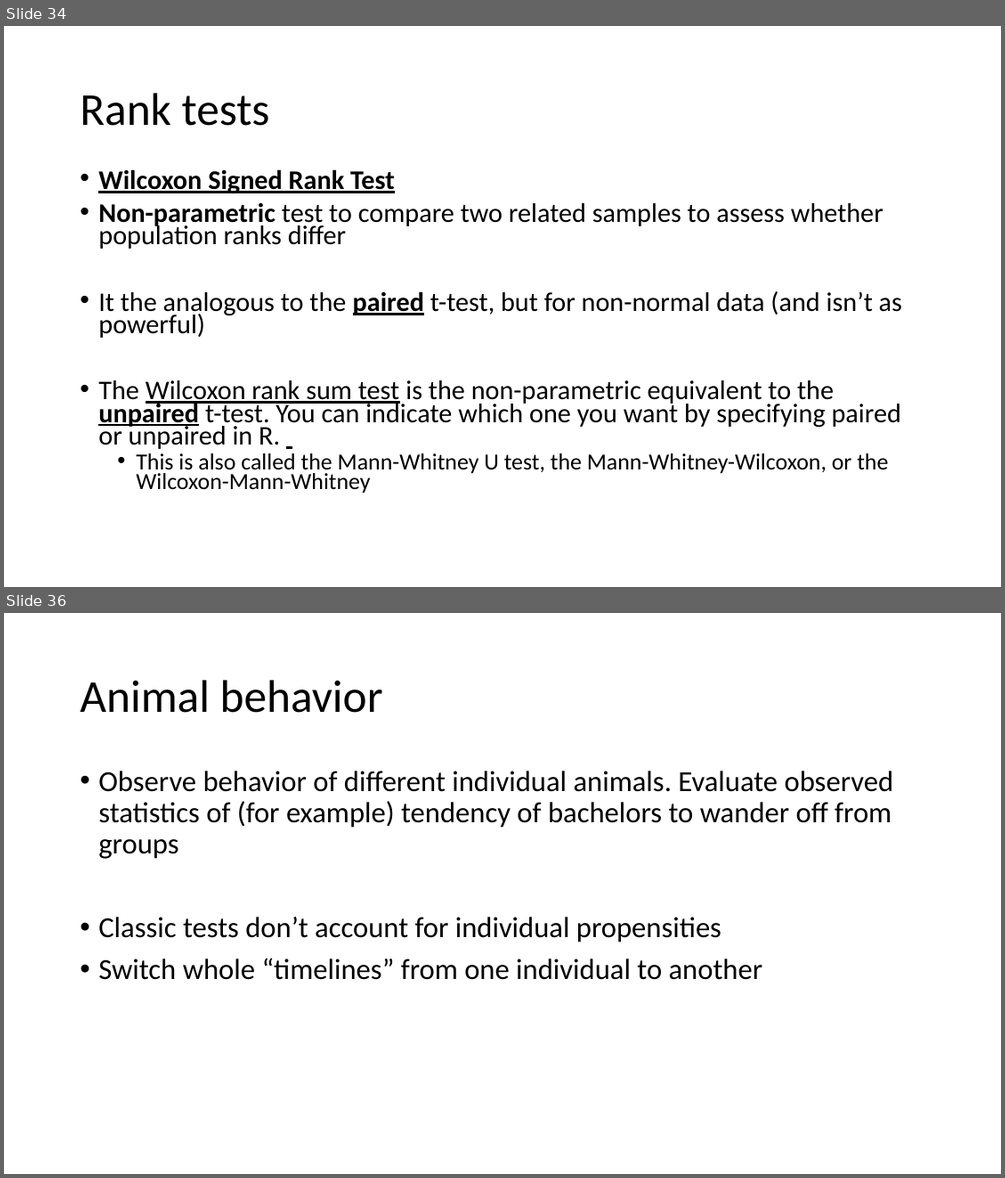
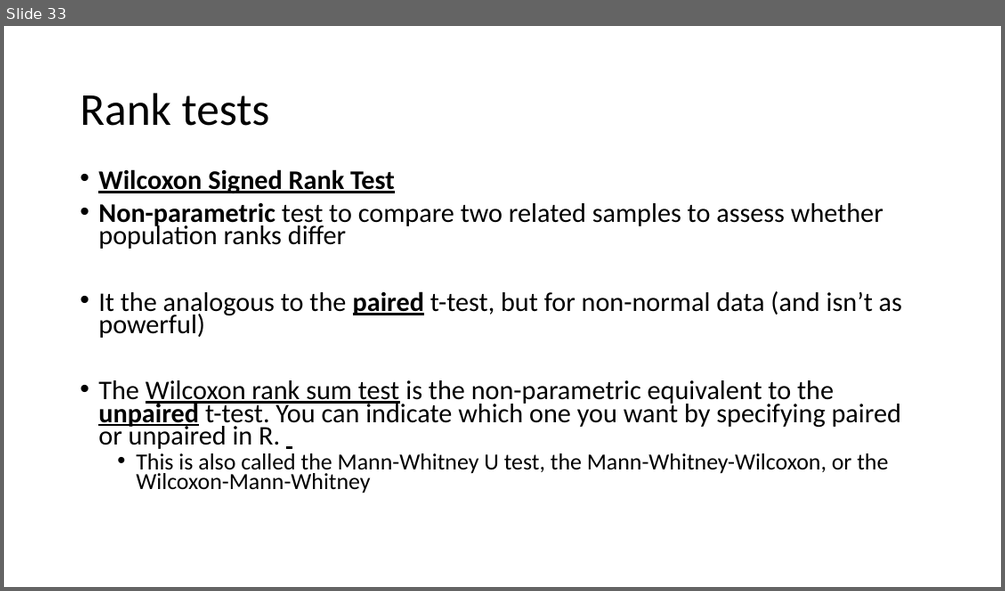
Before and after one commit to VTQuantMethodsEEB/klangwig, a slide deck: lectures/le_5_tests.pptx. Shown one above the other, each under a label of ours: slides 34 and 36 before the commit, slide 33 after it; the slides between them are not shown. The pictures are 1005x1178 and 1005x591 pixels, drawn with LibreOffice and Linux fonts; fonts in the diff are those of the drawing. Boxes give left, top, right and bottom in pixels: in the first picture for what was removed or moved away, otherwise in the second. Text is boxed around its words. In the diff, an @@ line names an element or a change of style, - is before the commit and + after.

```diff
--- a/lectures/le_5_tests.pptx
+++ b/lectures/le_5_tests.pptx
@@ slide 36 removed at <box>4,613,1001,1174</box>, background #FFFFFF @@
@@ title removed at <box>80,680,383,713</box> @@
-Animal behavior
@@ text removed at <box>98,771,894,980</box> @@
-• Observe behavior of different individual animals. Evaluate observed statistics of (for example) tendency of bachelors to wander off from groups
-• Classic tests don’t account for individual propensities
-• Switch whole “timelines” from one individual to another
@@ what was slide 34 is now slide 33 @@
```
Also in this commit, not shown: 3 slides changed, 1 slide added, 8 other slides removed, 3 other files.
